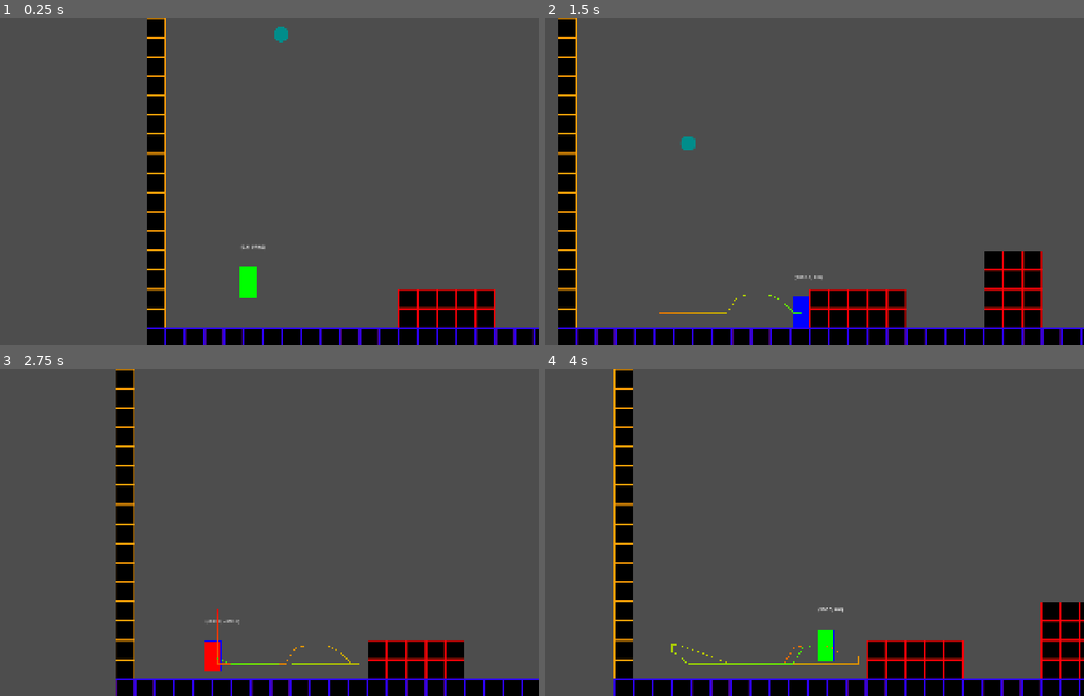
Above: before the commit, frames 1-4 (two rows, left to right).
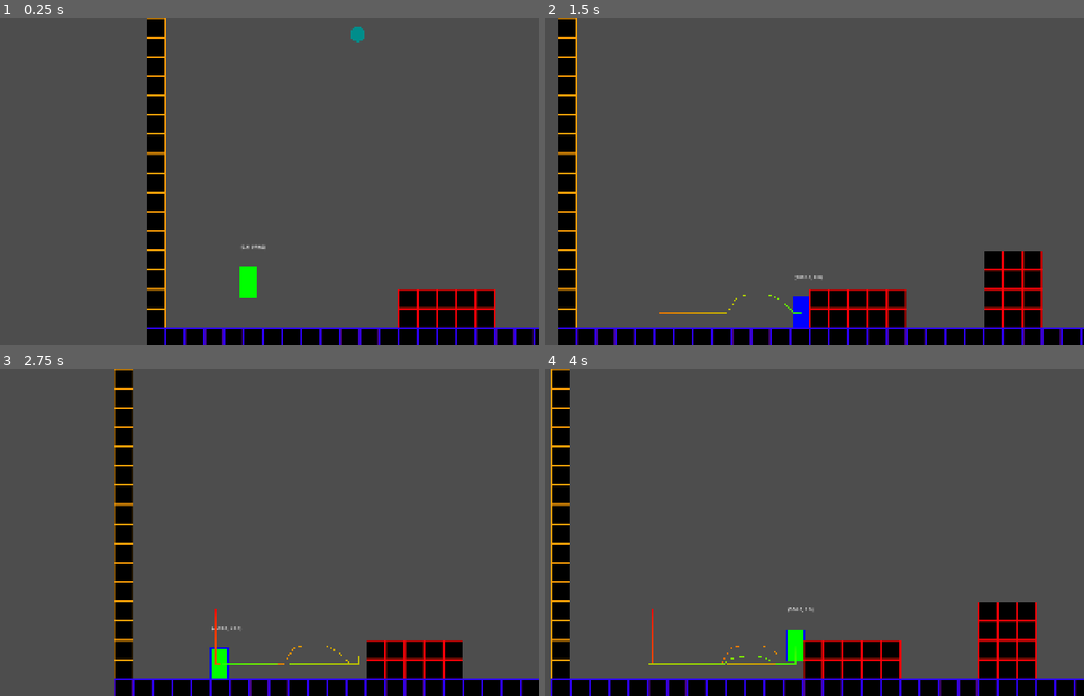
Above: after the commit, the same moments.

Repository: cmoll24/2025_IGC_Vela_Spark
Game: Godot game, scene res://src/levels/level_1V2.tscn
Same seed, same stepped clock (60 frames per second), same inputs: the game is played once before the commit and once after it. This scene is started directly instead of the project's main scene.
Inputs (mouse positions are in pixels of both pictures, inside the frame that each line leads up to):
- Up to frame 1 (0.25 s): no input
- Up to frame 2 (1.5 s): tap Enter at 0.5 s; move the mouse to (922, 165) at 0.52 s; hold C (dash) 0.53-1.28 s; hold Right (move_right) from 0.53 s (still down); click (922, 165) at 0.67 s; tap Z (jump) at 0.77 s; move the mouse to (674, 197) at 1.27 s; tap C (dash) at 1.35 s
- Up to frame 3 (2.75 s): tap Z (jump) at 1.52 s; move the mouse to (307, 460) at 2.02 s; release Right (move_right) at 2.03 s; hold Left (move_left) from 2.03 s (still down); hold C (dash) from 2.03 s (still down)
- Up to frame 4 (4 s): move the mouse to (765, 597) at 2.77 s; release Left (move_left) at 2.78 s; release C (dash) at 2.78 s; hold Right (move_right) from 2.78 s (still down); tap C (dash) at 2.85 s; click (765, 597) at 2.92 s; tap Z (jump) at 3.02, 3.77 s; move the mouse to (965, 581) at 3.52 s; hold C (dash) from 3.53 s (still down)

The runs differ from the first frame. In frame 1, 0.2% of the frame differs, in the area x 50-68%, y 2-8%; in frame 2, 0.1%; in frame 3, 2.9%; in frame 4, 17%, in the area x 1-100%, y 0-100%.
Error after the commit: Invalid access to property or key 'current_level' on a base object of type 'Nil'. (res://src/main/Globals.gd:20)

Commit message:
Added mortar aim attack to boss

Diff:
--- a/2025-igc-boss/src/boss/Boss.tscn
+++ b/2025-igc-boss/src/boss/Boss.tscn
@@ -1,10 +1,11 @@
-[gd_scene load_steps=8 format=3 uid="uid://bl2j811r6vaa7"]
+[gd_scene load_steps=9 format=3 uid="uid://bl2j811r6vaa7"]
 
 [ext_resource type="Script" uid="uid://bddlppbo5a7i4" path="res://src/boss/boss.gd" id="1_3kou8"]
 [ext_resource type="Script" uid="uid://cvisiyccpem42" path="res://src/boss/bossStateMachine.gd" id="2_trtgp"]
 [ext_resource type="Script" uid="uid://b2tw3xmq2dmkd" path="res://src/boss/boss_states/idleState.gd" id="3_0wgbl"]
 [ext_resource type="Script" uid="uid://bwol4gnh5hoit" path="res://src/boss/boss_states/moveState.gd" id="4_qh7uy"]
 [ext_resource type="Script" uid="uid://dpuar77scsx66" path="res://src/boss/boss_states/teleportState.gd" id="5_f33m0"]
+[ext_resource type="Script" uid="uid://dbt6p8iuumtcu" path="res://src/boss/boss_states/aimAttack.gd" id="6_uiuc5"]
 
 [sub_resource type="RectangleShape2D" id="RectangleShape2D_xw3os"]
 size = Vector2(400, 400)
@@ -55,6 +56,11 @@
 boss = NodePath("../..")
 metadata/_custom_type_script = "uid://dpuar77scsx66"
 
+[node name="AimAttack" type="Node" parent="Phase1StateMachine" node_paths=PackedStringArray("boss")]
+script = ExtResource("6_uiuc5")
+boss = NodePath("../..")
+metadata/_custom_type_script = "uid://dbt6p8iuumtcu"
+
 [node name="Debug" type="Label" parent="."]
 offset_left = -104.0
 offset_top = -28.0
--- a/2025-igc-boss/src/boss/bossTrail.tscn
+++ b/2025-igc-boss/src/boss/bossTrail.tscn
@@ -1,6 +1,21 @@
 [gd_scene load_steps=5 format=3 uid="uid://wg543t8k11gl"]
 
 [ext_resource type="Script" uid="uid://w6qxycwcsycy" path="res://src/boss/boss_trail.gd" id="1_yls80"]
+
+[sub_resource type="Animation" id="Animation_hsf6e"]
+length = 0.001
+tracks/0/type = "value"
+tracks/0/imported = false
+tracks/0/enabled = true
+tracks/0/path = NodePath(".:self_modulate")
+tracks/0/interp = 1
+tracks/0/loop_wrap = true
+tracks/0/keys = {
+"times": PackedFloat32Array(0),
+"transitions": PackedFloat32Array(1),
+"update": 0,
+"values": [Color(1, 1, 1, 1)]
+}
 
 [sub_resource type="Animation" id="Animation_uhydf"]
 resource_name = "decay"
@@ -32,21 +47,6 @@
 }]
 }
 
-[sub_resource type="Animation" id="Animation_hsf6e"]
-length = 0.001
-tracks/0/type = "value"
-tracks/0/imported = false
-tracks/0/enabled = true
-tracks/0/path = NodePath(".:self_modulate")
-tracks/0/interp = 1
-tracks/0/loop_wrap = true
-tracks/0/keys = {
-"times": PackedFloat32Array(0),
-"transitions": PackedFloat32Array(1),
-"update": 0,
-"values": [Color(1, 1, 1, 1)]
-}
-
 [sub_resource type="AnimationLibrary" id="AnimationLibrary_nvf5c"]
 _data = {
 &"RESET": SubResource("Animation_hsf6e"),
--- /dev/null
+++ b/2025-igc-boss/src/boss/boss_states/aimAttack.gd
@@ -0,0 +1,82 @@
+extends BossState
+class_name AimAttack
+
+@export var boss : Boss
+
+@export var VOLLEY_COOLDOWN = 1
+@export var VOLLEY_NUMBER = 15
+
+var volley_number = VOLLEY_NUMBER
+var volley_timer = VOLLEY_COOLDOWN
+
+var projectile = load("res://src/projectile/arcProjectile.tscn")
+
+func enter(_arg):
+	volley_number = VOLLEY_NUMBER
+	volley_timer = 0
+#	target_location = boss.global_position + Vector2(50,0)
+
+func physics_update(delta: float) -> void:
+	volley(delta)
+
+	boss.velocity.y += boss.GRAVITY * delta
+	boss.move_and_slide()
+
+func volley(delta):
+	volley_timer -= delta
+	if volley_timer < 0:
+		volley_number -= 1
+		volley_timer = VOLLEY_COOLDOWN
+		summon_projectile(0.3, 550)
+		summon_projectile(0.5, 530)
+		summon_projectile(0.7, 500)
+	if volley_number < 0:
+		transition.emit("MoveState")
+
+
+func summon_projectile(offset_percent : float = 1, speed = 800) -> void:
+	var instance : ArcProjectile = projectile.instantiate()
+	instance.spawnPos = boss.global_position
+	#var direction_to_player = boss.global_position.direction_to(Global.get_player().global_position)
+	var player_pos = Global.get_player().global_position
+	var target_pos = (player_pos - boss.global_position) * Vector2(offset_percent, 1)
+	#var direction = 1
+	#if target_pos.x < 0:
+	#	direction = -1
+	#	target_pos = target_pos * Vector2(-1,1)
+
+	instance.SPEED = speed
+	instance.angle = angle_to_target_pos(target_pos, instance.SPEED, instance.GRAVITY)[1]
+	#instance.target_x = player_x - boss.global_position.x
+	#instance.arc_height = 30
+	Global.get_projectile_tree().add_child(instance)
+
+func angle_to_target_pos(target_pos, speed, gravity) -> Array[float]:
+	var v = speed
+	var g = gravity
+	var xp = target_pos.x
+	var yp = -target_pos.y
+
+	var D = v**4 - g * ( g * xp**2 + 2 * yp * v**2 )
+	if D >=0:
+		#We can reach the target
+		var theta_1 = atan2(v**2 - sqrt(D), g * xp)
+		var theta_2 = atan2(v**2 + sqrt(D), g * xp)
+		return [theta_1, theta_2]
+	else:
+		#We can't reach the target
+		var theta
+		if xp > 0:
+			theta = deg_to_rad(45)
+		else:
+			theta = PI - deg_to_rad(45)
+		return [theta, theta]
+
+'''
+func summon_projectile() -> void:
+	var instance : Projectile = projectile.instantiate()
+	instance.spawnPos = boss.global_position
+	var direction_to_player = boss.global_position.direction_to(Global.get_player().global_position)
+	instance.angle = direction_to_player.angle()
+	Global.get_projectile_tree().add_child(instance)
+'''
--- a/2025-igc-boss/src/boss/boss_states/idleState.gd
+++ b/2025-igc-boss/src/boss/boss_states/idleState.gd
@@ -6,13 +6,13 @@
 var idle_duration
 
 func enter(_arg):
-	idle_duration = 2
+	idle_duration = 0.1
 
 func physics_update(delta: float) -> void:
 	idle_duration -= delta
 
 	if idle_duration < 0:
-		transition.emit("MoveState")
+		transition.emit("AimAttack")
 
 	boss.velocity.y += boss.GRAVITY * delta
 	boss.velocity.x = move_toward(boss.velocity.x, 0, delta * boss.H_DECELERATION * boss.MOVE_SPEED)
--- a/2025-igc-boss/src/boss/boss_states/moveState.gd
+++ b/2025-igc-boss/src/boss/boss_states/moveState.gd
@@ -6,7 +6,8 @@
 var target_location
 
 func enter(_arg):
-	target_location = boss.global_position + Vector2(50,0)
+	var direction_to_player = boss.global_position.direction_to(Global.get_player().global_position)
+	target_location = boss.global_position + direction_to_player * Vector2(50,0)
 
 func physics_update(delta: float) -> void:
 	var direction = boss.global_position.direction_to(target_location)
--- a/2025-igc-boss/src/levels/level.gd
+++ b/2025-igc-boss/src/levels/level.gd
@@ -3,6 +3,7 @@
 
 @onready var player = $Player
 @onready var player_path = $Line2D
+@onready var projectile_tree = $ProjectileTree
 
 @export var level_name : String
 
@@ -15,3 +16,6 @@
 
 func get_player() -> Player:
 	return player
+
+func get_projectile_tree() -> Node2D:
+	return projectile_tree
--- a/2025-igc-boss/src/levels/level_1V1.tscn
+++ b/2025-igc-boss/src/levels/level_1V1.tscn
@@ -102,3 +102,5 @@
 
 [node name="OutOfBounds" parent="." instance=ExtResource("10_fcumj")]
 position = Vector2(0, 1264)
+
+[node name="ProjectileTree" type="Node2D" parent="."]
--- a/2025-igc-boss/src/levels/level_1V2.tscn
+++ b/2025-igc-boss/src/levels/level_1V2.tscn
@@ -116,3 +116,5 @@
 
 [node name="OutOfBounds" parent="." instance=ExtResource("10_k441x")]
 position = Vector2(0, 1264)
+
+[node name="ProjectileTree" type="Node2D" parent="."]
--- a/2025-igc-boss/src/levels/level_1V3.tscn
+++ b/2025-igc-boss/src/levels/level_1V3.tscn
@@ -93,3 +93,5 @@
 
 [node name="OutOfBounds" parent="." instance=ExtResource("9_42ayu")]
 position = Vector2(0, 1264)
+
+[node name="ProjectileTree" type="Node2D" parent="."]
--- a/2025-igc-boss/src/levels/level_1V4.tscn
+++ b/2025-igc-boss/src/levels/level_1V4.tscn
@@ -86,3 +86,5 @@
 
 [node name="OutOfBounds" parent="." instance=ExtResource("9_kof05")]
 position = Vector2(0, 1264)
+
+[node name="ProjectileTree" type="Node2D" parent="."]
--- a/2025-igc-boss/src/main/Globals.gd
+++ b/2025-igc-boss/src/main/Globals.gd
@@ -19,6 +19,9 @@
 func get_player():
 	return game_scene.current_level.get_player()
 
+func get_projectile_tree():
+	return game_scene.current_level.get_projectile_tree()
+
 func switch_to_title():
 	print('switching back to title')
 	current_level_index = null
--- a/2025-igc-boss/src/projectile/arcProjectile.gd
+++ b/2025-igc-boss/src/projectile/arcProjectile.gd
@@ -1,17 +1,24 @@
 extends Projectile
+class_name ArcProjectile
 
 var rng = RandomNumberGenerator.new()
 var rand_speed : float
 
+@export var GRAVITY = 300
+#@export var target_x : float
+#@export var arc_height : float
+
 func _ready():
+	#angle = atan2(-4*arc_height, target_x)
+	#print(rad_to_deg(angle))
+	#SPEED = sqrt((GRAVITY * (target_x**2 + 16*arc_height**2) / 8*arc_height)) / 60
+
 	super._ready()
-	global_position = spawnPos
-	global_rotation = spawnRot
-	self.add_to_group("projectiles")
-	velocity.y = rng.randf_range(-300, -100)
-	SPEED = rng.randf_range(200, 300)
+
+	#velocity.y = rng.randf_range(-300, -100)
+	#SPEED = rng.randf_range(200, 300)
 
 func _physics_process(delta: float) -> void:
-	velocity.x = SPEED
-	velocity.y += 200 * delta
+	#velocity.x =  SPEED
+	velocity.y += GRAVITY * delta
 	move_and_slide()
--- a/2025-igc-boss/src/projectile/fallProjectile.gd
+++ b/2025-igc-boss/src/projectile/fallProjectile.gd
@@ -4,14 +4,12 @@
 var randx : float
 
 func _ready():
-	global_position = spawnPos
-	global_rotation = spawnRot
-	self.add_to_group("projectiles")
+	super._ready()
 	randx = rng.randf_range(-20.0, 20.0)
 
 	velocity.y = 200
 
 func _physics_process(delta: float) -> void:
-	velocity.x = randx
+	#velocity.x = randx
 	velocity.y += 100 * delta
 	move_and_slide()
--- a/2025-igc-boss/src/projectile/baseProjectile.gd
+++ b/2025-igc-boss/src/projectile/projectile.gd
@@ -3,9 +3,9 @@
 
 @export var SPEED = 1000
 
-var direction : float
-var spawnPos : Vector2
-var spawnRot : float
+@export var angle : float = 0
+@export var spawnPos : Vector2 = Vector2.ZERO
+@export var spawnRot : float = 0
 
 var despawn_timer = 10
 
@@ -13,6 +13,8 @@
 	global_position = spawnPos
 	global_rotation = spawnRot
 	self.add_to_group("projectiles")
+
+	velocity = Vector2(SPEED, 0).rotated(-angle)
 
 func _process(delta: float) -> void:
 	despawn_timer -= delta
--- a/2025-igc-boss/src/projectile/straightProjectile.gd
+++ b/2025-igc-boss/src/projectile/straightProjectile.gd
@@ -4,5 +4,5 @@
 
 
 func _physics_process(_delta: float) -> void:
-	velocity = Vector2(SPEED, 0).rotated(direction)
+	#velocity = Vector2(SPEED, 0).rotated(angle)
 	move_and_slide()
Not shown, added: 2025-igc-boss/src/boss/boss_states/aimAttack.gd.uid
Renamed: 2025-igc-boss/src/projectile/baseProjectile.gd.uid -> 2025-igc-boss/src/projectile/projectile.gd.uid
